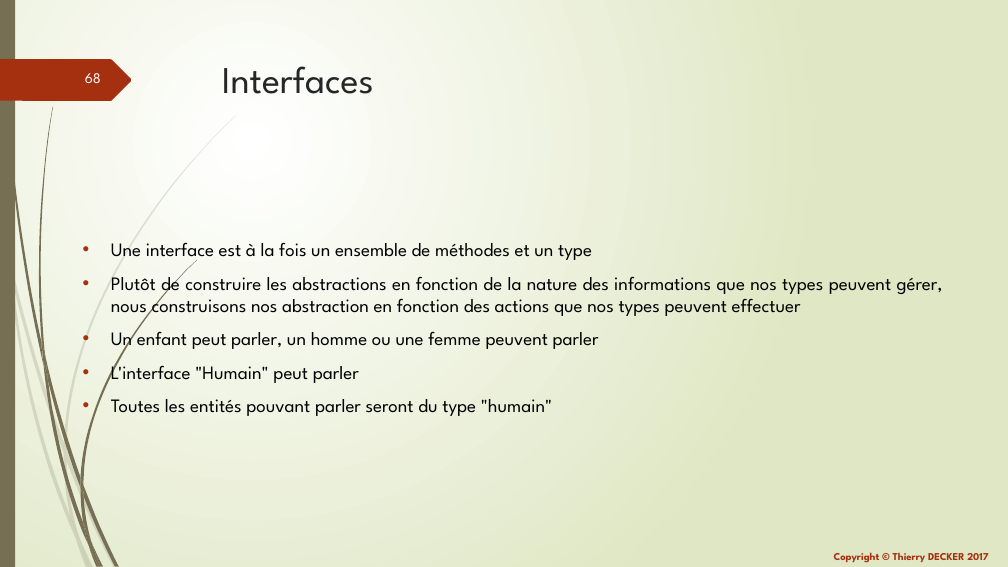
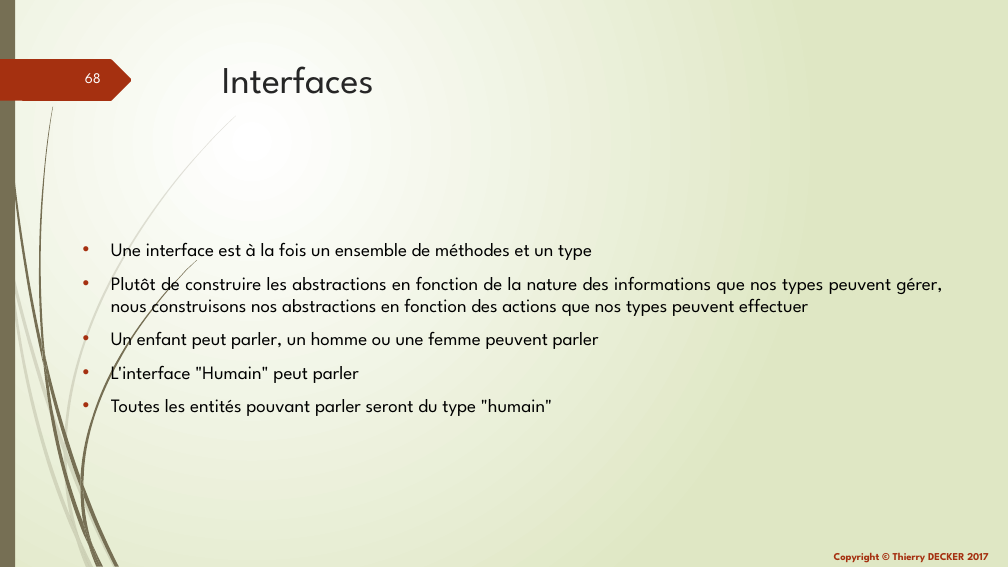
Before and after one commit to thierrydecker/learning-go, a slide deck: slide 68 of documentations/learning-go.pptx. Drawn at 1008x567 pixels with LibreOffice and Linux fonts; fonts in the diff are those of the drawing. Boxes give left, top, right and bottom in pixels: in the first picture for what was removed or moved away, otherwise in the second. Text is boxed around its words. In the diff, an @@ line names an element or a change of style, - is before the commit and + after.

Commit message:
Updated interfaces documentaion

```diff
--- a/documentations/learning-go.pptx
+++ b/documentations/learning-go.pptx
@@ text at [111,270,943,319]: text changed @@
-• Plutôt de construire les abstractions en fonction de la nature des informations que nos types peuvent gérer, nous construisons nos abstraction en fonction des actions que nos types peuvent effectuer
+• Plutôt de construire les abstractions en fonction de la nature des informations que nos types peuvent gérer, nous construisons nos abstractions en fonction des actions que nos types peuvent effectuer
```
Also in this commit, not shown: 1 other file.
